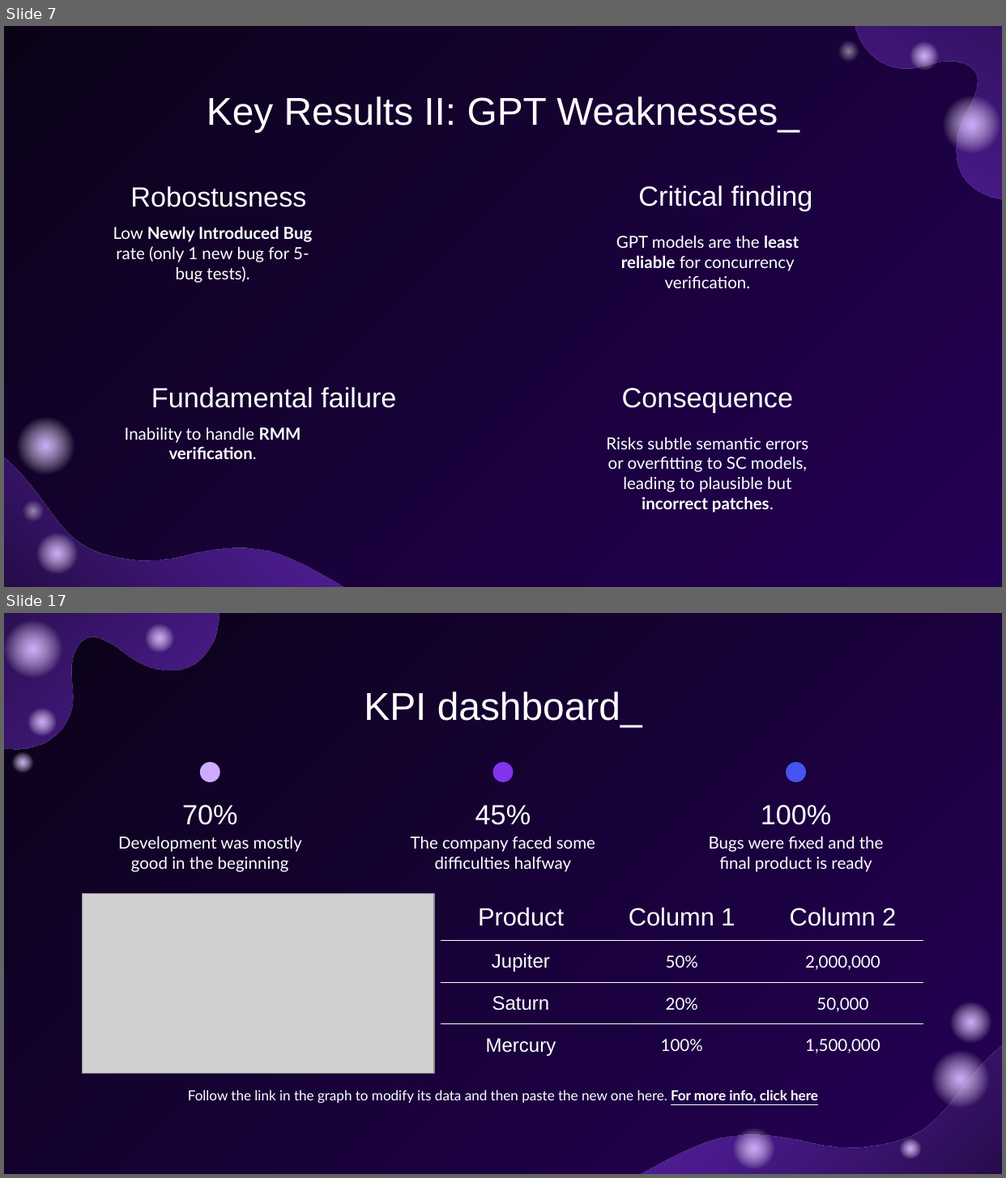
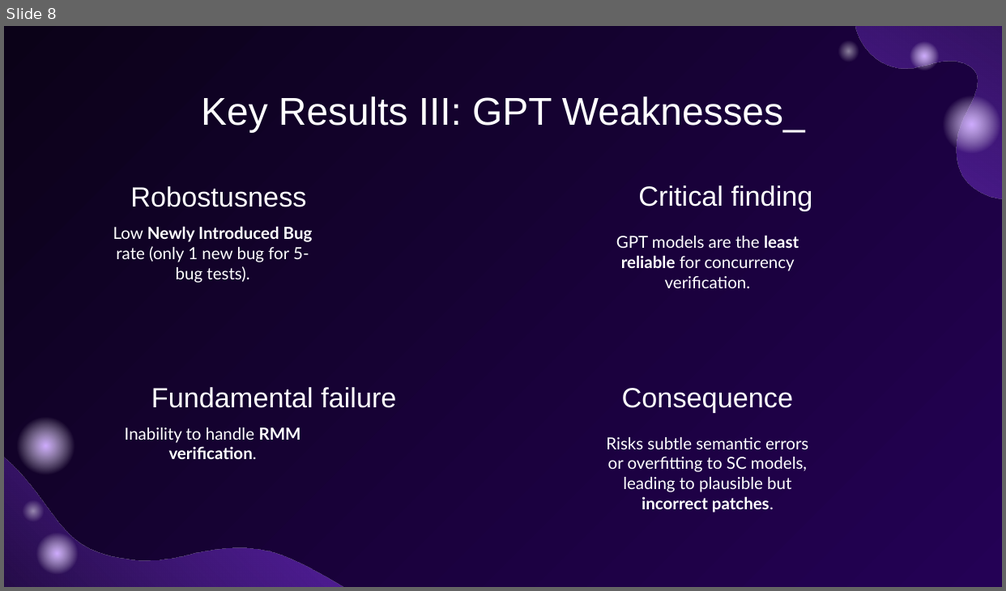
Before and after one commit to sefiSB/kutmod, a slide deck: designed.pptx. Shown one above the other, each under a label of ours: slides 7 and 17 before the commit, slide 8 after it; the slides between them are not shown. The pictures are 1006x1178 and 1006x591 pixels, drawn with LibreOffice and Linux fonts; fonts in the diff are those of the drawing; grey boxes stand for pictures. Boxes give left, top, right and bottom in pixels: in the first picture for what was removed or moved away, otherwise in the second. Text is boxed around its words. In the diff, an @@ line names an element or a change of style, - is before the commit and + after.

Commit message:
new bugs chart

```diff
--- a/designed.pptx
+++ b/designed.pptx
@@ slide 17 removed at box(4, 613, 1002, 1174), background gradient #0B0218 to #240155 @@
@@ freeform shape removed at box(4, 613, 402, 790) @@
@@ group removed at box(4, 613, 177, 776): 4 freeform shapes @@
@@ title removed at box(364, 692, 642, 728) @@
-KPI dashboard_
@@ ellipse removed at box(199, 762, 219, 781) @@
@@ ellipse removed at box(493, 762, 513, 781) @@
@@ ellipse removed at box(786, 762, 805, 781) @@
@@ text removed at box(182, 805, 238, 825) @@
-70%
@@ text removed at box(475, 805, 531, 825) @@
-45%
@@ text removed at box(761, 805, 832, 825) @@
-100%
@@ text removed at box(118, 837, 302, 872) @@
-Development was mostly good in the beginning
@@ text removed at box(411, 837, 595, 872) @@
-The company faced some difficulties halfway
@@ text removed at box(709, 837, 884, 872) @@
-Bugs were fixed and the final product is ready
@@ picture removed at box(82, 893, 434, 1073) @@
@@ table removed at box(440, 893, 922, 1174), 4 rows, 3 columns @@
-Product | Column 1 | Column 2
-Jupiter | 50% | 2,000,000
-Saturn | 20% | 50,000
-Mercury | 100% | 1,500,000
@@ freeform shape removed at box(556, 1002, 1002, 1174) @@
@@ text removed at box(188, 1090, 818, 1103) @@
-Follow the link in the graph to modify its data and then paste the new one here. For more info, click here
@@ group removed at box(728, 997, 996, 1174): 4 freeform shapes @@
@@ what was slide 7 is now slide 8 @@
@@ slide 8 changed as well @@
@@ title at box(201, 96, 805, 132): text changed @@
-Key Results II: GPT Weaknesses_
+Key Results III: GPT Weaknesses_
```
Also in this commit, not shown: 5 other slides changed, 1 slide added, 28 other slides removed, 3 other files.
